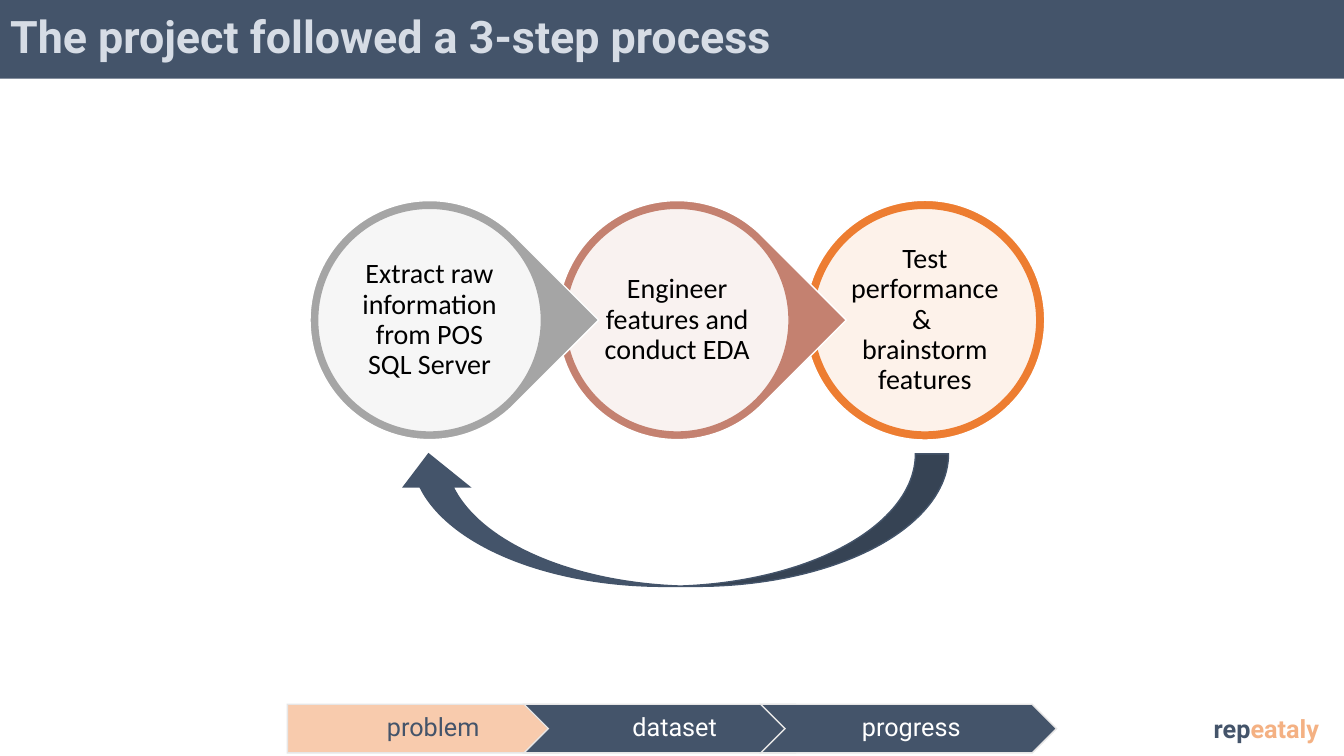
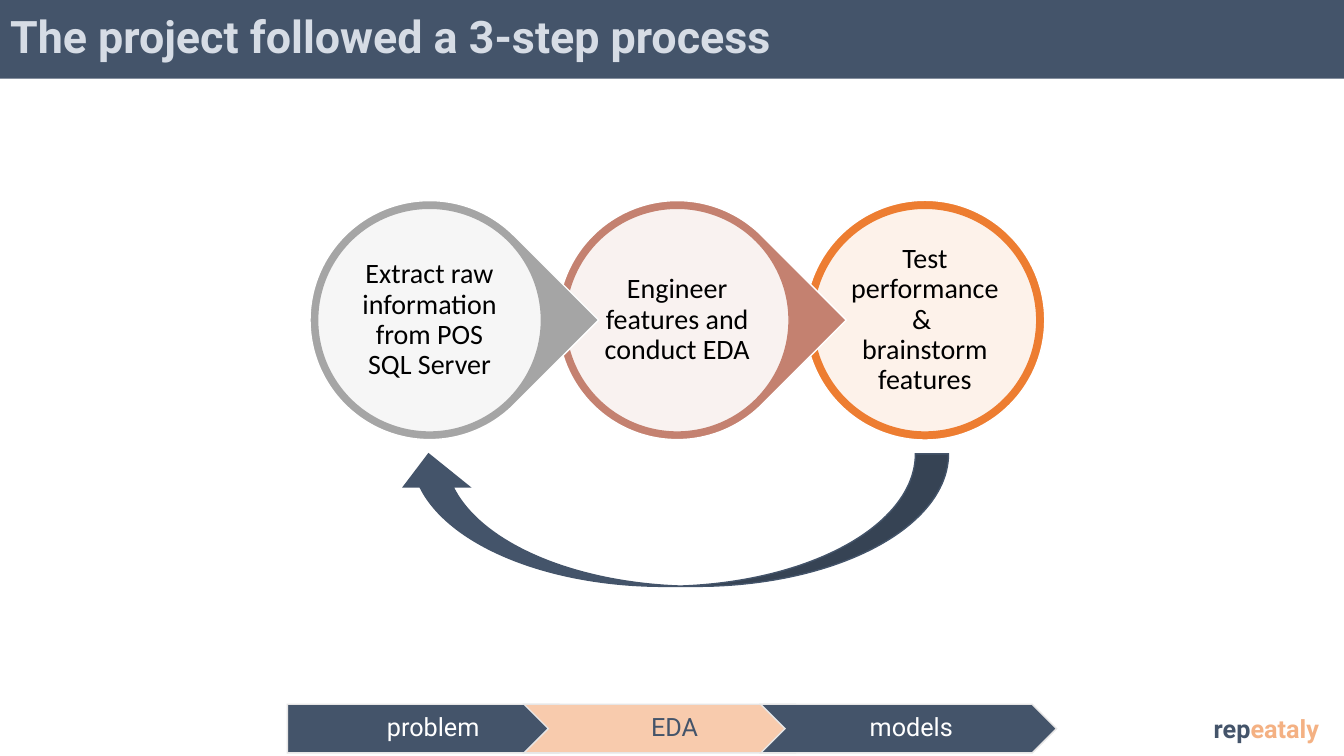
Before and after one commit to zenyui/ga-portfolio, a slide deck: slide 4 of project/presentation/repeataly_pres_final.pptx. Drawn at 1344x756 pixels with LibreOffice and Linux fonts; fonts in the diff are those of the drawing. Boxes give left, top, right and bottom in pixels: in the first picture for what was removed or moved away, otherwise in the second. Text is boxed around its words. In the diff, an @@ line names an element or a change of style, - is before the commit and + after.

```diff
--- a/project/presentation/repeataly_pres_final.pptx
+++ b/project/presentation/repeataly_pres_final.pptx
@@ text "problem" at (387,717,479,741): text colour #44546A to #FFFFFF @@
@@ pentagon arrow at (287,705,583,753): fill #F8CBAD to #44546A @@
@@ chevron at (524,705,820,753): fill #44546A to #F8CBAD @@
@@ text at (651,718,698,736): text changed; text colour #FFFFFF to #44546A @@
-dataset
+EDA
@@ text at (870,717,953,737): text changed @@
-progress
+models
```
Also in this commit, not shown: 14 other slides changed, 1 slide removed, 1 other file.
